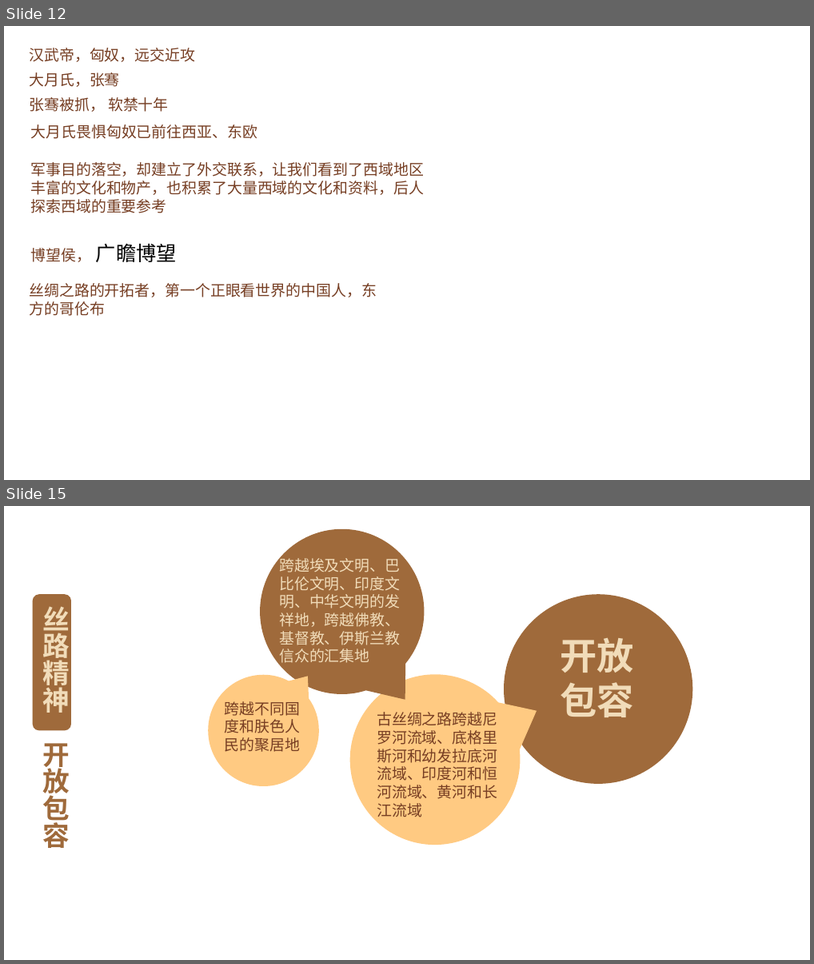
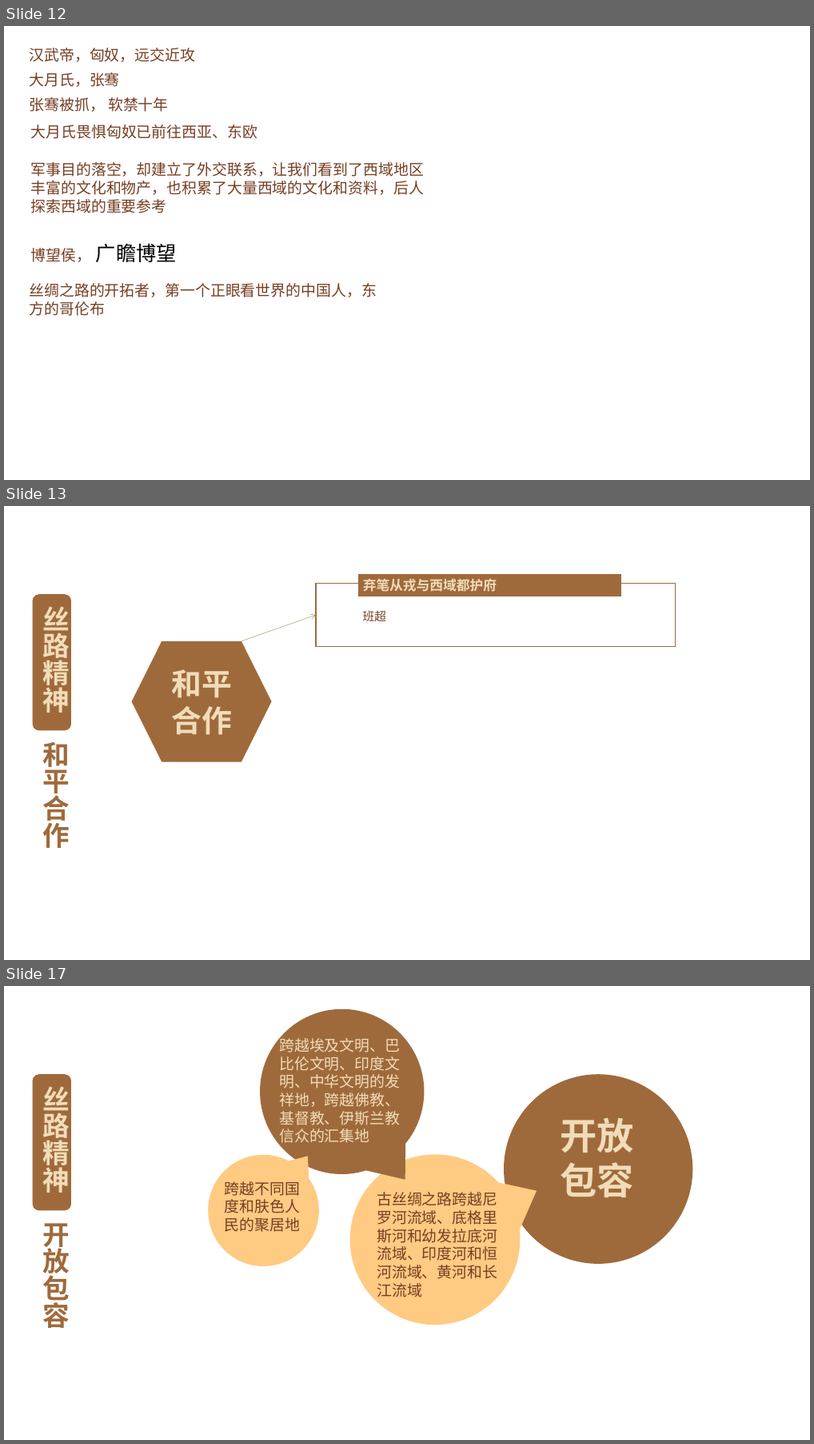
Before and after one commit to FredJiangFei/freetalk, a slide deck: 一带一路/一带一路.pptx. Shown one above the other, each under a label of ours: slides 12 and 15 before the commit, slides 12, 13 and 17 after it; the slides between them are not shown. The pictures are 814x964 and 814x1444 pixels, drawn with LibreOffice and Linux fonts; fonts in the diff are those of the drawing; background and template pictures are left out. Boxes give left, top, right and bottom in pixels: in the first picture for what was removed or moved away, otherwise in the second. Text is boxed around its words. In the diff, an @@ line names an element or a change of style, - is before the commit and + after.

```diff
--- a/一带一路/一带一路.pptx
+++ b/一带一路/一带一路.pptx
@@ slide 13 added at (4,506,810,960), background picture (left out) @@
@@ rectangle added at (358,574,622,596), fill #9F6A3B, 16 pt, text #F1DCB9, bold @@
+弃笔从戎与西域都护府
@@ rounded rectangle added at (33,594,71,731), fill #9F6A3B @@
@@ rectangle added at (316,584,675,646), outline #9F6A3B 1.5 pt @@
@@ text added at (42,606,70,712), 32 pt, text #F1DCB9, bold @@
+丝路精神
@@ arrow added from (242, 641) to (316, 615), #9DA26A 0.5 pt @@
@@ text added at (363,610,386,621), 14 pt, text #763E23 @@
+班超
@@ hexagon added at (132,641,272,762), fill #9F6A3B, 36 pt, text #F1DCB9, bold @@
+和平合作
@@ text added at (42,742,70,848), 32 pt, text #9F6A3B, bold @@
+和平合作
@@ what was slide 15 is now slide 17 @@
```
Also in this commit, not shown: 2 slides changed, 1 other slide added.
